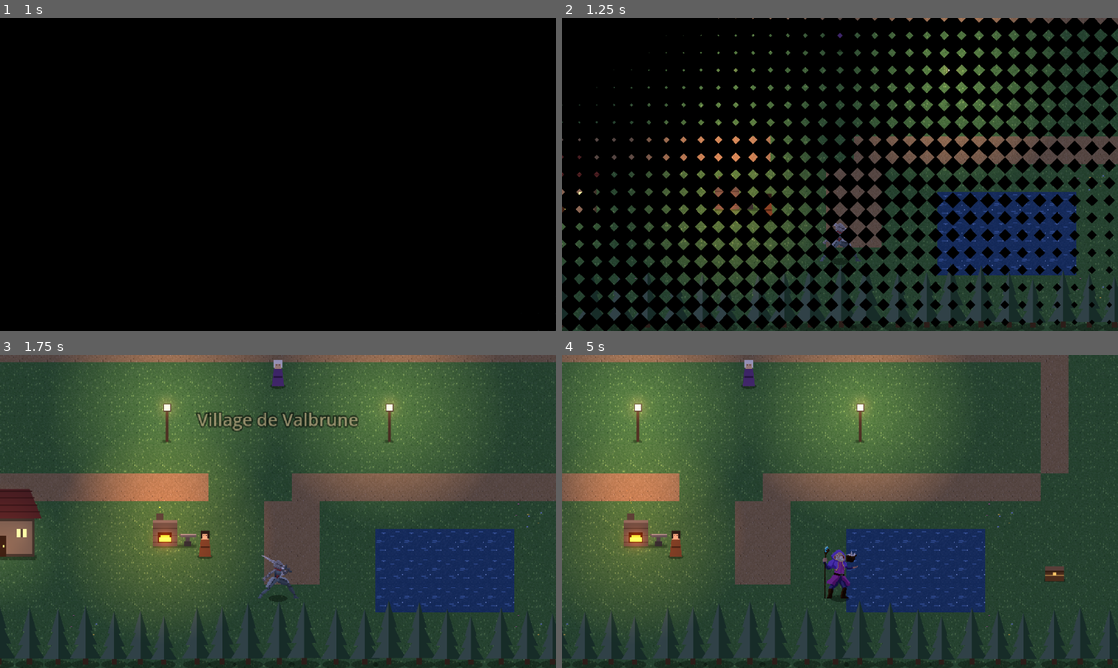
Above: before the commit, frames 1-4 (two rows, left to right).
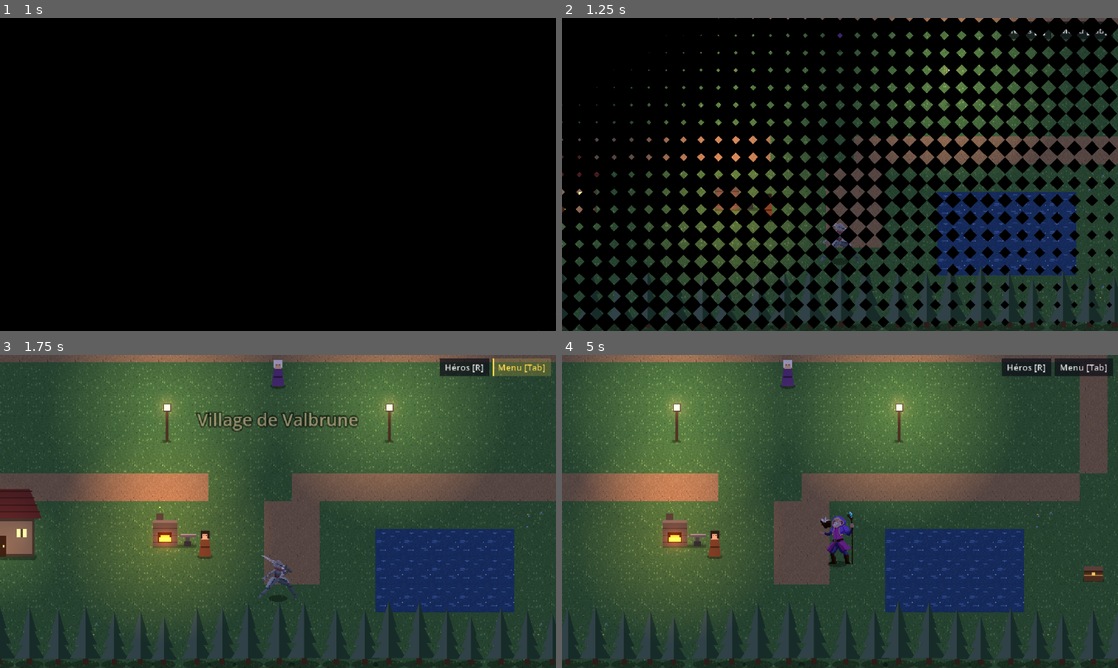
Above: after the commit, the same moments.

Repository: ZAPPAgency/fusion-project
Game: Godot game, scene res://ui/title_screen.tscn
Two runs of this game, one before a commit and one after it. Both use one fixed random seed, a clock stepped at 60 frames per second and the inputs below.
Inputs (mouse positions are in pixels of both pictures, inside the frame that each line leads up to):
- Up to frame 1 (1 s): click "Nouvelle partie" at 0.5 s
- Up to frame 2 (1.25 s): no input
- Up to frame 3 (1.75 s): click (522, 367) at 1.25 s, where only the run after the commit has a clickable "Menu [Tab]"
- Up to frame 4 (5 s): tap Enter (ui_accept) at 2, 2.27, 2.57 s; move the mouse to (962, 495) at 2.02 s; hold D (move_right) 2.03-2.75 s; hold Space (confirm) 2.03-2.75 s; click (962, 495) at 2.17 s; tap Q (dodge) at 2.3 s; drag from (728, 527) to (812, 574) at 2.77 s; move the mouse to (895, 442) at 3.52 s; hold D (move_right) 3.53-4.25 s; hold E (parry) 3.53-4.25 s; click (895, 442) at 3.67 s; tap R (switch_leader) at 3.8 s; drag from (812, 574) to (673, 464) at 4.27 s

Frame 1 is identical in both runs. In frame 2, 0.3% of the frame differs, in the area x 80-100%, y 1-7%; in frame 3, 1.1%; in frame 4, 35%, in the area x 0-100%, y 0-100%.

Commit message:
Jouable à la souris et rubans de feu d'épaisseur variable
- Carte : clic pour se déplacer (chemin A* autour des obstacles), bouton
  maintenu pour suivre le curseur, clic sur un PNJ ou un coffre pour y
  aller et interagir, curseur main, boutons Menu et Héros.
- Menus : survol = sélection, clic = choix, clic droit = retour.
- Combat : clic sur l'ennemi visé ; clic gauche pour attaquer et parer,
  clic droit pour esquiver.
- Ysolde : renflements qui parcourent les rubans de feu.

Co-Authored-By: Claude Opus 5.5 <noreply@anthropic.com>

Diff:
--- a/autoload/controls.gd
+++ b/autoload/controls.gd
@@ -30,6 +30,17 @@
 	"menu": [JOY_BUTTON_START],
 	"switch_leader": [JOY_BUTTON_Y],
 }
+
+## Souris : clic gauche pour valider, attaquer au bon moment et parer ;
+## clic droit pour esquiver et revenir en arrière dans les menus.
+## (Sur la carte, le clic gauche sert aussi à se déplacer : voir Player.)
+const MOUSE_BUTTONS := {
+	"confirm": [MOUSE_BUTTON_LEFT],
+	"parry": [MOUSE_BUTTON_LEFT],
+	"dodge": [MOUSE_BUTTON_RIGHT],
+	"ui_cancel": [MOUSE_BUTTON_RIGHT],
+}
+const MOUSE_NAMES := {MOUSE_BUTTON_LEFT: "MOUSE_LEFT", MOUSE_BUTTON_RIGHT: "MOUSE_RIGHT"}
 
 ## Stick gauche : [axe, direction].
 const PAD_STICK := {
@@ -74,6 +85,13 @@
 		event.axis_value = PAD_STICK[action][1]
 		InputMap.action_add_event(action, event)
 
+	for action in MOUSE_BUTTONS:
+		_ensure_action(action)
+		for button in MOUSE_BUTTONS[action]:
+			var event := InputEventMouseButton.new()
+			event.button_index = button
+			InputMap.action_add_event(action, event)
+
 	# Sur Mac, le raccourci habituel du plein écran est Ctrl + Cmd + F.
 	var mac_fullscreen := InputEventKey.new()
 	mac_fullscreen.physical_keycode = KEY_F
@@ -88,8 +106,13 @@
 	if DisplayServer.get_name() != "headless":  # sans fenêtre, la disposition du clavier est inconnue
 		keycode = DisplayServer.keyboard_get_keycode_from_physical(keycode)
 	var key_name := OS.get_keycode_string(keycode)
-	var pad_name: String = PAD_NAMES.get(PAD_BUTTONS[action][0], "")
-	return "%s / %s" % [key_name, pad_name] if pad_name else key_name
+	var names: Array[String] = [key_name]
+	var pad_name: String = PAD_NAMES.get(PAD_BUTTONS.get(action, [-1])[0], "")
+	if pad_name:
+		names.append(pad_name)
+	if MOUSE_BUTTONS.has(action) and action != "confirm":  # « clic gauche » pour valider va de soi
+		names.append(tr(MOUSE_NAMES[MOUSE_BUTTONS[action][0]]))
+	return " / ".join(names)
 
 
 func _ensure_action(action: String) -> void:
--- a/combat/target_selector.gd
+++ b/combat/target_selector.gd
@@ -2,6 +2,7 @@
 extends Node2D
 ## Curseur pour choisir une cible : gauche/droite (ou haut/bas) pour changer,
 ## Espace pour valider, Échap pour revenir au menu.
+## Souris : survoler un combattant le vise, clic gauche pour valider, clic droit pour annuler.
 
 signal finished(target: BattleUnit)  # null si le joueur annule
 
@@ -39,6 +40,19 @@
 func _unhandled_input(event: InputEvent) -> void:
 	if not visible:
 		return
+	if event is InputEventMouseMotion:
+		var hovered := _view_under_mouse()
+		if hovered != -1 and hovered != _index:
+			_index = hovered
+			_place()
+			AudioManager.play_tick()
+		return
+	if event is InputEventMouseButton and event.pressed and event.button_index == MOUSE_BUTTON_LEFT:
+		var clicked := _view_under_mouse()
+		if clicked != -1:
+			get_viewport().set_input_as_handled()
+			_finish(_views[clicked].unit)
+		return
 	if event.is_action_pressed("ui_right") or event.is_action_pressed("ui_down"):
 		_cycle(1)
 	elif event.is_action_pressed("ui_left") or event.is_action_pressed("ui_up"):
@@ -50,6 +64,18 @@
 	else:
 		return
 	get_viewport().set_input_as_handled()
+
+
+## Indice du combattant sous la souris (-1 s'il n'y en a pas).
+func _view_under_mouse() -> int:
+	var mouse := get_global_mouse_position()
+	for i in _views.size():
+		var view := _views[i]
+		var box := Rect2(view.home_position + Vector2(-view.body_size.x / 2 - 6, -view.body_size.y - 6),
+			view.body_size + Vector2(12, 12))
+		if box.has_point(mouse):
+			return i
+	return -1
 
 
 func _cycle(step: int) -> void:
--- a/combat/timing_session.gd
+++ b/combat/timing_session.gd
@@ -116,7 +116,7 @@
 	set_process(true)
 
 
-## Appui du joueur (appelé par _unhandled_input, ou directement par les tests).
+## Appui du joueur (appelé par _input, ou directement par les tests).
 func press(action: StringName) -> void:
 	if not _running or _current >= _impacts_ms.size():
 		return
@@ -138,7 +138,9 @@
 		_resolve(index, result)
 
 
-func _unhandled_input(event: InputEvent) -> void:
+## _input (et pas _unhandled_input) : un clic de souris compte même s'il tombe
+## sur un panneau de l'interface.
+func _input(event: InputEvent) -> void:
 	if not _running:
 		return
 	var action := &""
--- a/fx/hero_look.gd
+++ b/fx/hero_look.gd
@@ -383,7 +383,11 @@
 			var point := _spiral_point(strand, y, 1.0 + flare * 0.18) + Vector2(0, roundf(shape * 2.0))
 			# Grandes flammes aux pointes déchiquetées : leur hauteur varie d'une colonne à l'autre.
 			var flame_height := maxf(0.0, flare) * 16.0 * (0.4 + flicker)
-			_draw_flame_column(canvas, point.floor(), behind, flicker, fade, 1.0 + shape * 0.7, flame_height)
+			# Épaisseur : des renflements parcourent le ruban comme des pulsations (gros puis fin),
+			# modulés par le bruit pour ne jamais se répéter à l'identique.
+			var pulse := 0.5 + 0.5 * sin(y * 0.32 - _time * 5.0 + strand * 2.0)
+			var swell := (0.35 + 1.4 * pulse) * (1.0 + shape * 0.45)
+			_draw_flame_column(canvas, point.floor(), behind, flicker, fade, swell, flame_height)
 
 
 ## Une colonne de flamme de 2 pixels de large posée sur le ruban.
@@ -392,7 +396,7 @@
 		swell := 1.0, flare := 0.0) -> void:
 	var alpha := (1.0 - behind * 0.8) * fade
 	var taper := clampf(behind / 0.1, 0.4, 1.0)  # la tête du ruban se termine en pointe
-	var thickness := maxf(1.0, roundf(lerpf(5.0, 2.0, behind) * taper * swell))
+	var thickness := clampf(roundf(lerpf(6.0, 2.5, behind) * taper * swell), 1.0, 10.0)
 	var tongue := roundf(thickness * 0.6 + (flicker * 8.0 + flare) * (1.0 - behind))  # pointe au-dessus du ruban
 	var bottom := base.y + ceilf(thickness * 0.5)
 	var top := base.y - tongue
--- a/i18n/translations.csv
+++ b/i18n/translations.csv
@@ -218,3 +218,7 @@
 MENU_MATERIALS,Matériaux,Materials
 TEAM_LEADER,Marche en tête sur la carte,Walks in front on the map
 TEAM_HINT,[Espace] Marcher avec ce héros    Sur la carte : [{key}] change de héros,[Space] Walk with this hero    On the map: [{key}] switches hero
+MOUSE_LEFT,clic gauche,left click
+MOUSE_RIGHT,clic droit,right click
+HUD_MENU,Menu [Tab],Menu [Tab]
+HUD_SWITCH,Héros [R],Hero [R]
--- a/ui/action_menu.gd
+++ b/ui/action_menu.gd
@@ -71,6 +71,7 @@
 	button.alignment = HORIZONTAL_ALIGNMENT_LEFT
 	button.disabled = not enabled
 	button.pressed.connect(on_pressed)
+	UiFeedback.attach(button)
 	_list.add_child(button)
 
 
--- a/ui/battle_hud.gd
+++ b/ui/battle_hud.gd
@@ -87,6 +87,7 @@
 func setup(heroes: Array[BattleUnit]) -> void:
 	for hero in heroes:
 		var panel := PanelContainer.new()
+		panel.mouse_filter = Control.MOUSE_FILTER_IGNORE  # simple affichage : laisse passer les clics
 		panel.custom_minimum_size = Vector2(144, 62)
 		var box := VBoxContainer.new()
 		box.add_theme_constant_override("separation", 0)
@@ -177,6 +178,7 @@
 		style.border_color = Color(0.9, 0.9, 0.9)
 
 	var icon := PanelContainer.new()
+	icon.mouse_filter = Control.MOUSE_FILTER_IGNORE
 	icon.add_theme_stylebox_override("panel", style)
 	icon.custom_minimum_size = Vector2(24, 24) if is_current else Vector2(18, 18)
 	icon.size_flags_vertical = Control.SIZE_SHRINK_CENTER
--- a/ui/pause_menu.gd
+++ b/ui/pause_menu.gd
@@ -65,6 +65,13 @@
 	right.add_child(_content)
 
 	_focus_tabs()
+	get_viewport().gui_focus_changed.connect(_on_focus_changed)
+
+
+## Souris : survoler la page de droite y fait entrer (Échap / clic droit ramène aux onglets).
+func _on_focus_changed(control: Control) -> void:
+	if _content.is_ancestor_of(control) and _back == close:
+		_back = _focus_tabs
 
 
 func close() -> void:
--- a/ui/ui_feedback.gd
+++ b/ui/ui_feedback.gd
@@ -1,6 +1,6 @@
 class_name UiFeedback
 extends RefCounted
-## Petites animations de retour dans les menus :
+## Petites animations de retour dans les menus (et sélection à la souris) :
 ## - sélection (flèches) : l'élément fait un petit saut et un « tic » discret ;
 ## - choix (Espace) : l'élément tremble et s'écrase légèrement.
 ## On n'anime que l'échelle, la rotation et (pour les cartes) la position dans leur bouton :
@@ -14,6 +14,11 @@
 	control.focus_entered.connect(pop.bind(target))
 	if control is BaseButton:
 		control.pressed.connect(shake.bind(target))
+	# Souris : survoler un élément le sélectionne, comme les flèches.
+	control.mouse_entered.connect(func() -> void:
+		var disabled: bool = control is BaseButton and control.disabled
+		if control.focus_mode != Control.FOCUS_NONE and not disabled and not control.has_focus():
+			control.grab_focus())
 
 
 ## Petit saut : grossit un instant puis revient avec un rebond.
--- /dev/null
+++ b/world/click_marker.gd
@@ -0,0 +1,30 @@
+class_name ClickMarker
+extends Node2D
+## Repère du clic sur la carte : un anneau doré en pixels qui se resserre puis disparaît.
+
+const LIFE := 0.45
+
+var _age := 0.0
+
+
+func _ready() -> void:
+	z_index = -1  # au sol, sous les personnages
+	material = FxLibrary.unshaded_material()
+
+
+func _process(delta: float) -> void:
+	_age += delta
+	if _age >= LIFE:
+		queue_free()
+		return
+	queue_redraw()
+
+
+func _draw() -> void:
+	var progress := _age / LIFE
+	var radius := lerpf(9.0, 3.0, progress)
+	var color := Color(1.0, 0.85, 0.35, 1.0 - progress)
+	for i in 20:
+		var angle := TAU * i / 20
+		var point := Vector2(cos(angle) * radius, sin(angle) * radius * 0.4).floor()
+		draw_rect(Rect2(point, Vector2.ONE), color)
--- /dev/null
+++ b/world/click_navigator.gd
@@ -0,0 +1,111 @@
+class_name ClickNavigator
+extends RefCounted
+## Chemin pour le déplacement à la souris (comme dans Diablo) : la carte est découpée en cases
+## de CELL pixels ; une case est bloquée si le joueur (un cercle) y touche un obstacle
+## (eau, murs, arbres, maisons, PNJ...). Le chemin est calculé avec A* (AStarGrid2D),
+## puis lissé : on va tout droit dès que la voie est libre.
+## À utiliser pendant _physics_process (requêtes physiques).
+
+const CELL := 16
+
+var _grid := AStarGrid2D.new()
+var _space: PhysicsDirectSpaceState2D
+var _shape := CircleShape2D.new()
+var _exclude: Array[RID] = []
+var _mask := 1
+var _shape_offset := Vector2.ZERO  ## Décalage du cercle de collision par rapport aux pieds
+
+
+## `bounds` : la carte en pixels ; `body` : le joueur ; `radius` et `shape_offset` : son cercle
+## de collision (un pixel de marge est ajouté pour ne pas frôler les coins).
+func _init(bounds: Rect2, body: CharacterBody2D, radius: float, shape_offset: Vector2) -> void:
+	_space = body.get_world_2d().direct_space_state
+	_shape.radius = radius + 1.0
+	_shape_offset = shape_offset
+	_exclude = [body.get_rid()]
+	_mask = body.collision_mask
+	_grid.region = Rect2i(0, 0, ceili(bounds.size.x / CELL), ceili(bounds.size.y / CELL))
+	_grid.cell_size = Vector2(CELL, CELL)
+	_grid.offset = bounds.position + Vector2(CELL, CELL) / 2  # points au centre des cases
+	_grid.diagonal_mode = AStarGrid2D.DIAGONAL_MODE_ONLY_IF_NO_OBSTACLES
+	_grid.update()
+	for y in _grid.region.size.y:
+		for x in _grid.region.size.x:
+			var cell := Vector2i(x, y)
+			if _blocked(_grid.get_point_position(cell)):
+				_grid.set_point_solid(cell)
+
+
+## Points à suivre pour aller de `from` à `to` (vide si c'est impossible).
+func path(from: Vector2, to: Vector2) -> Array[Vector2]:
+	var result: Array[Vector2] = []
+	var start := _free_cell_near(_cell_of(from))
+	var goal := _free_cell_near(_cell_of(to))
+	if start == Vector2i(-1, -1) or goal == Vector2i(-1, -1):
+		return result
+	var points := _grid.get_point_path(start, goal)
+	if points.is_empty():
+		return result
+	var waypoints: Array[Vector2] = []
+	waypoints.assign(points)
+	if not _blocked(to):
+		waypoints[-1] = to  # on va exactement là où le joueur a cliqué
+	# Lissage : depuis chaque point, on saute directement au point le plus loin visible.
+	var current := from
+	var i := 0
+	while i < waypoints.size():
+		var farthest := i
+		for j in range(waypoints.size() - 1, i, -1):
+			if _clear_line(current, waypoints[j]):
+				farthest = j
+				break
+		current = waypoints[farthest]
+		result.append(current)
+		i = farthest + 1
+	return result
+
+
+func _cell_of(point: Vector2) -> Vector2i:
+	var local := (point - _grid.offset + Vector2(CELL, CELL) / 2) / CELL
+	return Vector2i(clampi(floori(local.x), 0, _grid.region.size.x - 1), clampi(floori(local.y), 0, _grid.region.size.y - 1))
+
+
+## La case elle-même si elle est libre, sinon la case libre la plus proche (ou (-1, -1)).
+func _free_cell_near(cell: Vector2i) -> Vector2i:
+	for radius in 6:
+		var best := Vector2i(-1, -1)
+		var best_distance := INF
+		for y in range(-radius, radius + 1):
+			for x in range(-radius, radius + 1):
+				var candidate := cell + Vector2i(x, y)
+				if _grid.is_in_boundsv(candidate) and not _grid.is_point_solid(candidate):
+					var distance := Vector2(x, y).length()
+					if distance < best_distance:
+						best_distance = distance
+						best = candidate
+		if best != Vector2i(-1, -1):
+			return best
+	return Vector2i(-1, -1)
+
+
+func _blocked(point: Vector2) -> bool:
+	var query := PhysicsShapeQueryParameters2D.new()
+	query.shape = _shape
+	query.transform = Transform2D(0.0, point + _shape_offset)
+	query.exclude = _exclude
+	query.collision_mask = _mask
+	query.collide_with_areas = false
+	return not _space.intersect_shape(query, 1).is_empty()
+
+
+## Vrai si le joueur peut aller tout droit de `from` à `to` sans toucher d'obstacle.
+func _clear_line(from: Vector2, to: Vector2) -> bool:
+	var query := PhysicsShapeQueryParameters2D.new()
+	query.shape = _shape
+	query.transform = Transform2D(0.0, from + _shape_offset)
+	query.motion = to - from
+	query.exclude = _exclude
+	query.collision_mask = _mask
+	query.collide_with_areas = false
+	var result := _space.cast_motion(query)
+	return result.is_empty() or result[0] >= 1.0
--- a/world/game_map.gd
+++ b/world/game_map.gd
@@ -33,13 +33,43 @@
 
 	if GameState.player_position == null:
 		_show_map_name()
+	_add_hud_buttons(player)
+
+
+## Boutons cliquables en haut à droite : menu et changement de héros (pour jouer à la souris).
+## Ils ne prennent jamais le focus : Espace sert toujours à parler aux PNJ.
+func _add_hud_buttons(player: Player) -> void:
+	var layer := CanvasLayer.new()
+	layer.layer = 5
+	add_child(layer)
+	var bar := HBoxContainer.new()
+	bar.theme = UiTheme.get_theme()
+	bar.alignment = BoxContainer.ALIGNMENT_END
+	bar.position = Vector2(0, 4)
+	bar.size = Vector2(634, 18)
+	layer.add_child(bar)
+	for entry in [["HUD_SWITCH", player.switch_leader], ["HUD_MENU", _open_menu]]:
+		var button := UiTheme.button(tr(entry[0]), entry[1])
+		button.focus_mode = Control.FOCUS_NONE
+		var background := StyleBoxFlat.new()
+		background.bg_color = Color(0.05, 0.05, 0.09, 0.7)
+		background.set_content_margin_all(3)
+		background.content_margin_left = 6
+		background.content_margin_right = 6
+		button.add_theme_stylebox_override("normal", background)
+		bar.add_child(button)
+
+
+func _open_menu() -> void:
+	if not Dialogue.is_open() and not SceneRouter.is_busy() and not get_tree().paused:
+		add_child(PauseMenu.new())
 
 
 ## Tab / Start : menu de pause.
 func _unhandled_input(event: InputEvent) -> void:
 	if event.is_action_pressed("menu") and not Dialogue.is_open() and not SceneRouter.is_busy() and not get_tree().paused:
 		get_viewport().set_input_as_handled()
-		add_child(PauseMenu.new())
+		_open_menu()
 
 
 func _start_position() -> Vector2:
--- a/world/player.gd
+++ b/world/player.gd
@@ -1,11 +1,16 @@
 class_name Player
 extends CharacterBody2D
 ## Le joueur sur la carte : déplacement 8 directions, interaction (Espace), caméra qui suit.
+## Souris (comme dans Diablo) : clic = aller à cet endroit (chemin autour des obstacles) ;
+## bouton maintenu = suivre le curseur ; clic sur un PNJ ou un coffre = y aller et interagir.
 ## Le personnage affiché est le héros en tête (GameState.leader), avec l'apparence de son stade
 ## d'évolution. R / bouton Y : le héros suivant prend la tête.
 
 const SPEED := 120.0
 const INTERACT_RANGE := 40.0
+const HOLD_DELAY := 0.25  ## Bouton gauche maintenu plus longtemps : on suit le curseur
+const RADIUS := 7.0
+const SHAPE_OFFSET := Vector2(0, -4)  ## Cercle de collision, un peu au-dessus des pieds
 
 var frozen := false  ## Bloqué pendant les transitions
 var auto_path: Array[Vector2] = []  ## Points à rejoindre automatiquement (démo, cinématiques)
@@ -14,15 +19,24 @@
 var _camera: Camera2D
 var _highlighted: Interactable
 var _look: HeroLook
+var _bounds: Rect2  ## Limites de la carte (pour le calcul de chemin)
+var _navigator: ClickNavigator  ## Créé au premier clic
+var _click_path: Array[Vector2] = []
+var _click_target: Interactable  ## PNJ ou coffre cliqué : on interagit en arrivant
+var _pending_click: Variant = null  ## Clic à traiter pendant _physics_process (requêtes physiques)
+var _mouse_held := false
+var _held_time := 0.0
+var _stuck_time := 0.0
+var _hand_cursor := false
 
 
 func _ready() -> void:
 	add_to_group("player")
 	var shape := CircleShape2D.new()
-	shape.radius = 7.0
+	shape.radius = RADIUS
 	var collision := CollisionShape2D.new()
 	collision.shape = shape
-	collision.position = Vector2(0, -4)
+	collision.position = SHAPE_OFFSET
 	add_child(collision)
 
 	_sprite = AnimatedSprite2D.new()
@@ -68,6 +82,7 @@
 
 ## Empêche la caméra de montrer l'extérieur de la carte.
 func set_camera_limits(bounds: Rect2) -> void:
+	_bounds = bounds
 	_camera.limit_left = int(bounds.position.x)
 	_camera.limit_top = int(bounds.position.y)
 	_camera.limit_right = int(bounds.end.x)
@@ -75,24 +90,107 @@
 	_camera.reset_smoothing()
 
 
-func _physics_process(_delta: float) -> void:
+func _physics_process(delta: float) -> void:
+	if _pending_click != null:
+		_start_click(_pending_click)
+		_pending_click = null
+	if _mouse_held:
+		_held_time += delta
+		if not Input.is_mouse_button_pressed(MOUSE_BUTTON_LEFT):
+			_mouse_held = false
 	var direction := _input_direction()
 	velocity = direction * SPEED
 	move_and_slide()
+	_check_stuck(delta, direction)
 	_animate(direction)
 	_update_highlight()
+
+
+func _process(_delta: float) -> void:
+	# Curseur en forme de main au-dessus de ce qui est interactif.
+	var hovering := _interactable_at(get_global_mouse_position()) != null
+	if hovering != _hand_cursor:
+		_hand_cursor = hovering
+		Input.set_default_cursor_shape(Input.CURSOR_POINTING_HAND if hovering else Input.CURSOR_ARROW)
+
+
+func _exit_tree() -> void:
+	Input.set_default_cursor_shape(Input.CURSOR_ARROW)
 
 
 func _input_direction() -> Vector2:
 	if _is_blocked():
 		return Vector2.ZERO
+	var keys := Input.get_vector("move_left", "move_right", "move_up", "move_down")
+	if keys != Vector2.ZERO:  # le clavier reprend la main sur la souris
+		_cancel_click()
+		return keys
 	if not auto_path.is_empty():
 		if global_position.distance_to(auto_path[0]) < 4.0:
 			auto_path.pop_front()
 			GameState.autoplay_step += 1
 			return Vector2.ZERO
 		return global_position.direction_to(auto_path[0])
-	return Input.get_vector("move_left", "move_right", "move_up", "move_down")
+	if _mouse_held and _held_time > HOLD_DELAY:
+		_cancel_click()
+		var to_mouse := get_global_mouse_position() - global_position
+		return to_mouse.normalized() if to_mouse.length() > 6.0 else Vector2.ZERO
+	return _follow_click_path()
+
+
+# --- Souris ----------------------------------------------------------------------------
+
+func _start_click(point: Vector2) -> void:
+	if _navigator == null:
+		_navigator = ClickNavigator.new(_bounds, self, RADIUS, SHAPE_OFFSET)
+	_click_target = _interactable_at(point)
+	var goal := point if _click_target == null else _click_target.global_position
+	_click_path = _navigator.path(global_position, goal)
+	_stuck_time = 0.0
+	if _click_target == null:
+		var marker := ClickMarker.new()
+		marker.position = point
+		get_parent().add_child(marker)
+
+
+func _follow_click_path() -> Vector2:
+	if _click_target and is_instance_valid(_click_target):
+		var distance := global_position.distance_to(_click_target.global_position)
+		if distance < INTERACT_RANGE * 0.8 or (_click_path.is_empty() and distance < INTERACT_RANGE):
+			var target := _click_target
+			_cancel_click()
+			target.interact(self)
+			return Vector2.ZERO
+	if _click_path.is_empty():
+		return Vector2.ZERO
+	if global_position.distance_to(_click_path[0]) < 3.0:
+		_click_path.pop_front()
+		if _click_path.is_empty():
+			return Vector2.ZERO
+	return global_position.direction_to(_click_path[0])
+
+
+func _cancel_click() -> void:
+	_click_path.clear()
+	_click_target = null
+
+
+## Bloqué contre un obstacle (ex. un ennemi qui passe) : on abandonne le trajet.
+func _check_stuck(delta: float, direction: Vector2) -> void:
+	if direction == Vector2.ZERO or _click_path.is_empty() or get_real_velocity().length() > SPEED * 0.25:
+		_stuck_time = 0.0
+		return
+	_stuck_time += delta
+	if _stuck_time > 0.4:
+		_cancel_click()
+
+
+## PNJ ou coffre dessiné sous ce point (zone de leur corps, au-dessus de leurs pieds).
+func _interactable_at(point: Vector2) -> Interactable:
+	for node in get_tree().get_nodes_in_group("interactable"):
+		if Rect2(node.global_position + Vector2(-14, -36), Vector2(28, 42)).has_point(point):
+			return node
+	return null
 
 
 func _is_blocked() -> bool:
@@ -100,6 +198,16 @@
 
 
 func _unhandled_input(event: InputEvent) -> void:
+	if event is InputEventMouseButton and event.button_index == MOUSE_BUTTON_LEFT:
+		# Clic gauche sur la carte : déplacement (le dialogue ouvert garde la priorité).
+		if event.pressed and not _is_blocked() and auto_path.is_empty():
+			get_viewport().set_input_as_handled()
+			_mouse_held = true
+			_held_time = 0.0
+			_pending_click = get_global_mouse_position()
+		elif not event.pressed:
+			_mouse_held = false
+		return
 	if event.is_action_pressed("confirm") and not _is_blocked() and _highlighted:
 		get_viewport().set_input_as_handled()
 		_highlighted.interact(self)
Binary file changed: i18n/translations.en.translation
Binary file changed: i18n/translations.fr.translation
Not shown, added: world/click_marker.gd.uid
Not shown, added: world/click_navigator.gd.uid
